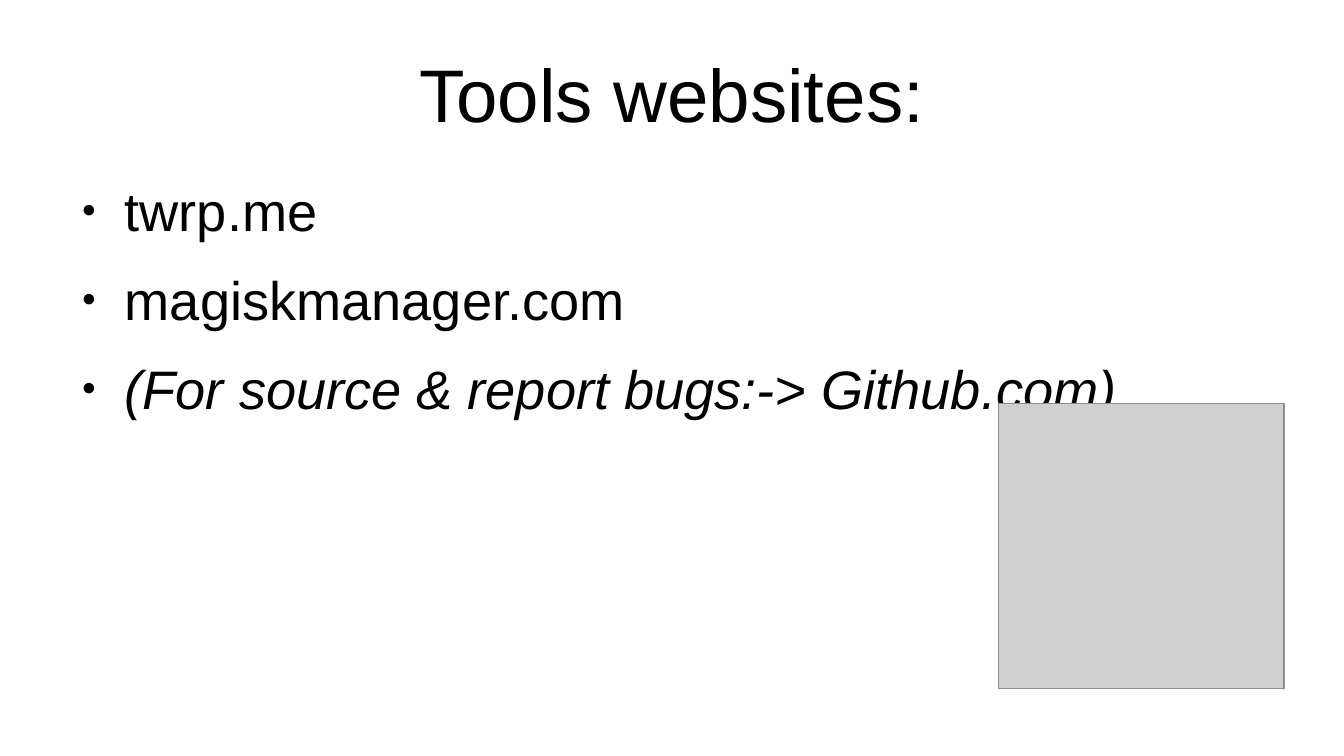
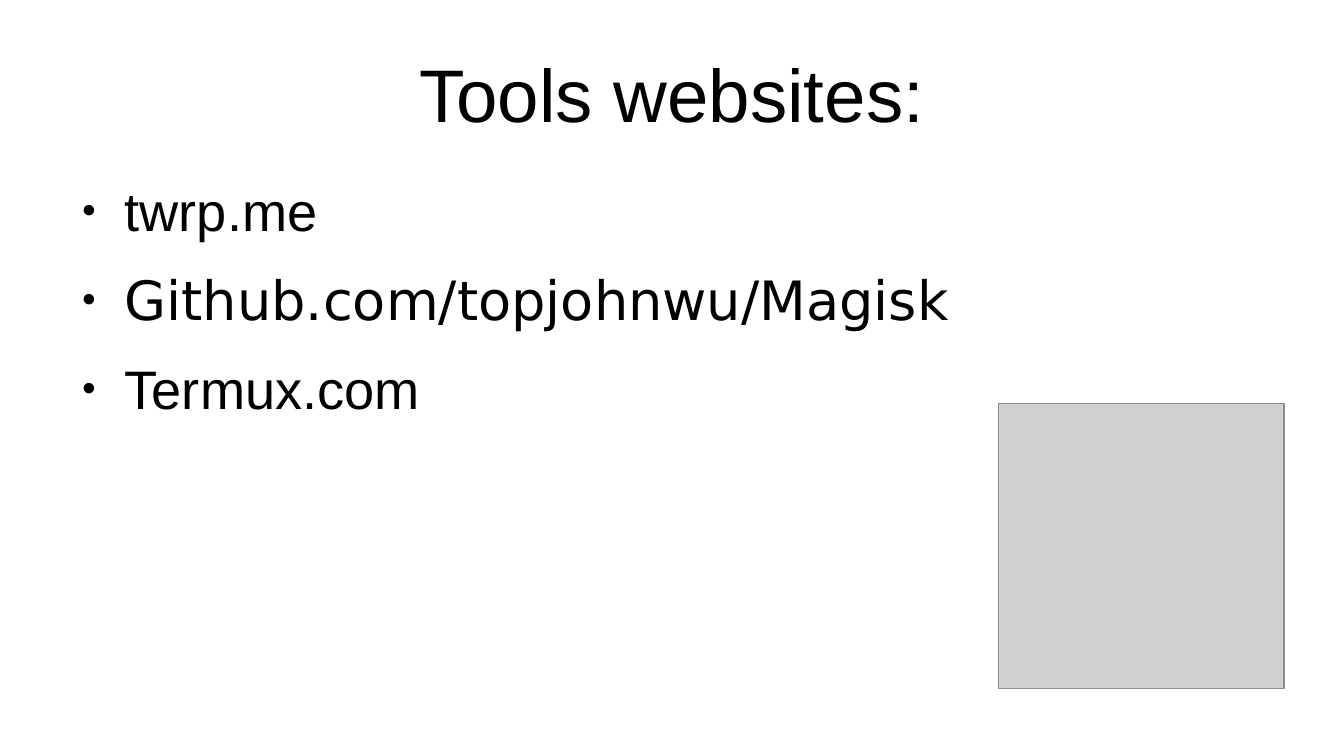
Before and after one commit to PranavBhattarai/Root-Android, a slide deck: slide 7 of My presentation.odp. Drawn at 1344x756 pixels with LibreOffice and Linux fonts; fonts in the diff are those of the drawing; grey boxes stand for pictures. Boxes give left, top, right and bottom in pixels: in the first picture for what was removed or moved away, otherwise in the second. Text is boxed around its words. In the diff, an @@ line names an element or a change of style, - is before the commit and + after.

```diff
--- a/My presentation.odp
+++ b/My presentation.odp
@@ text at [125, 278, 949, 410]: text changed; font Arial to DejaVu Sans; italic off @@
-● magiskmanager.com
-● (For source & report bugs:-> Github.com)
+● Github.com/topjohnwu/Magisk
+● Termux.com
```
Also in this commit, not shown: 2 other slides changed.
